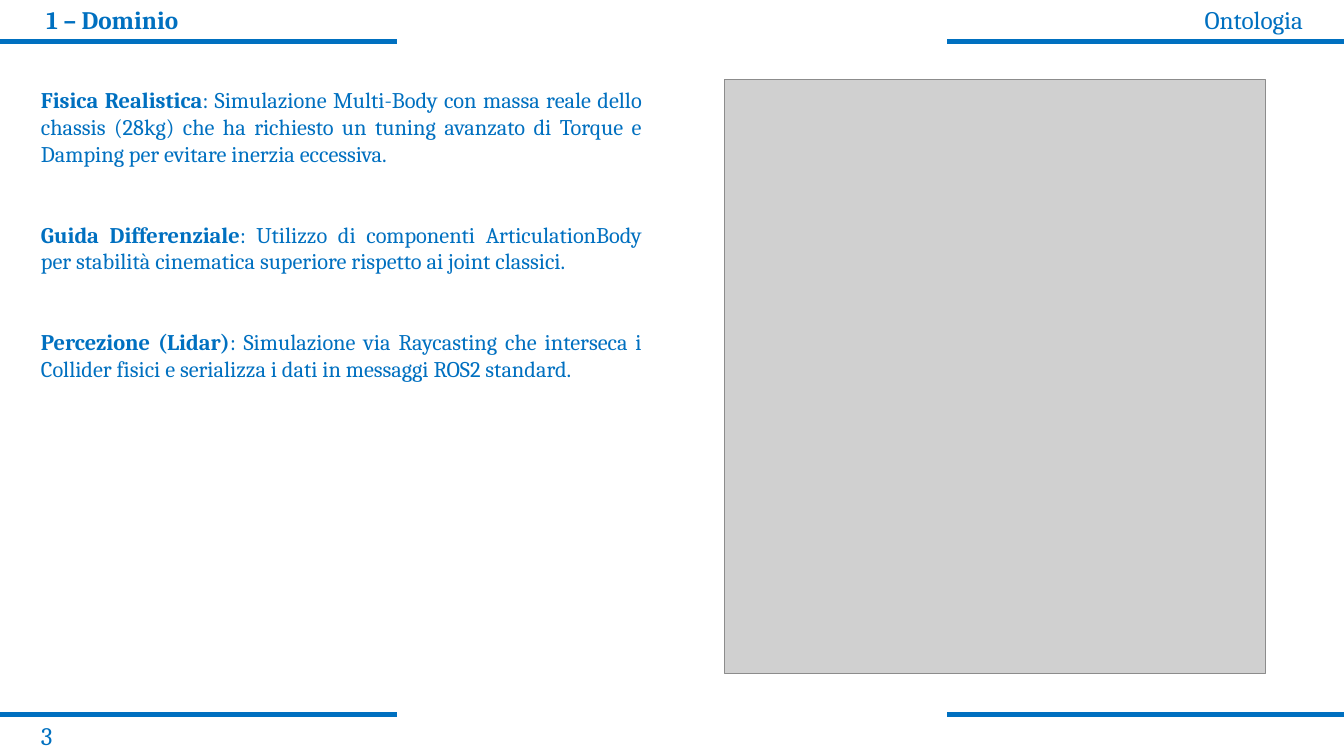
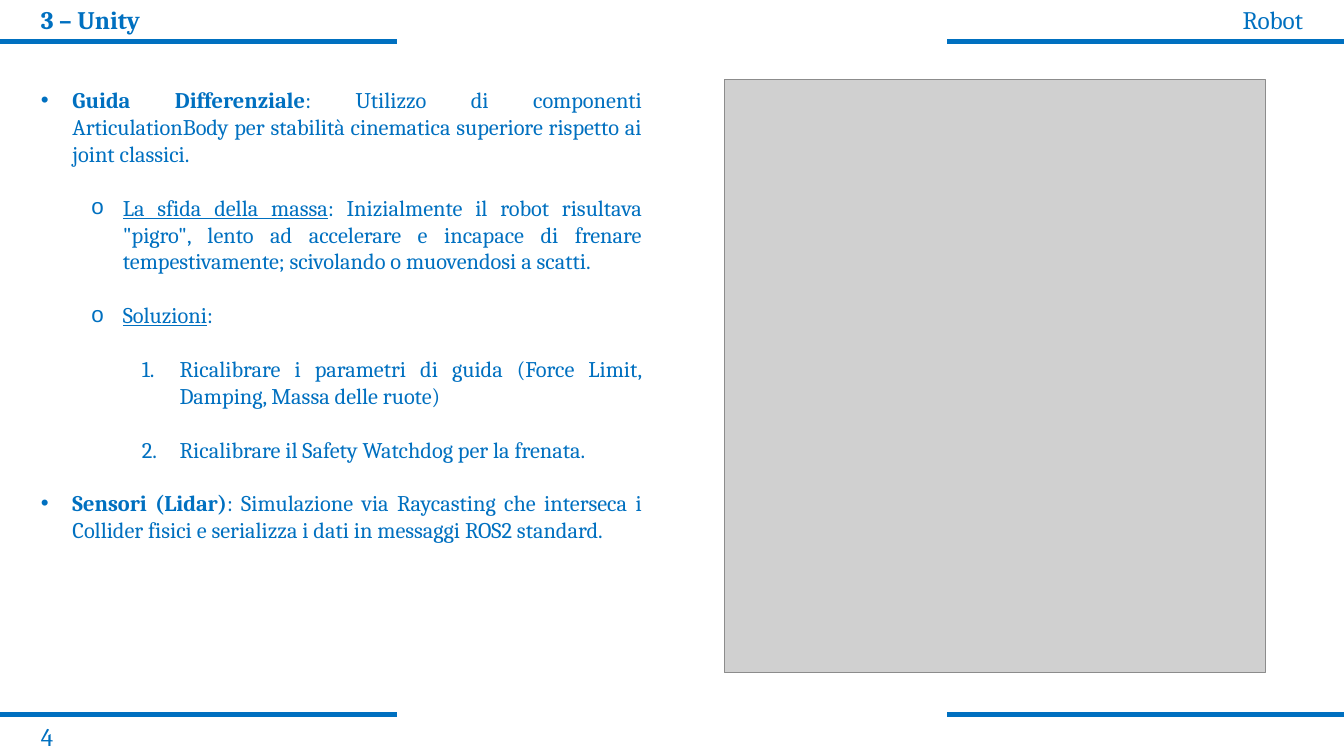
Before and after one commit to A-rgonaut/LM-32_HrR_Hotel-receptionist_Robot, a slide deck: slide 14 of docs/HrR_presentazione.pptx (slide 13 before the commit). Drawn at 1344x756 pixels with LibreOffice and Linux fonts; fonts in the diff are those of the drawing; grey boxes stand for pictures. Boxes give left, top, right and bottom in pixels: in the first picture for what was removed or moved away, otherwise in the second. Text is boxed around its words. In the diff, an @@ line names an element or a change of style, - is before the commit and + after.

```diff
--- a/docs/HrR_presentazione.pptx
+++ b/docs/HrR_presentazione.pptx
@@ text at [41,11,140,35]: text changed @@
-1 – Dominio
+3 – Unity
@@ text at [1243,11,1303,30]: text changed @@
-Ontologia
+Robot
@@ text at [41,92,642,167]: paragraph removed @@
-Fisica Realistica: Simulazione Multi-Body con massa reale dello chassis (28kg) che ha richiesto un tuning avanzato di Torque e Damping per evitare inerzia eccessiva.
@@ text at [72,92,642,167]: bullet none to • @@
@@ text at [72,200,642,543]: text changed @@
-Percezione (Lidar): Simulazione via Raycasting che interseca i Collider fisici e serializza i dati in messaggi ROS2 standard.
+  o La sfida della massa: Inizialmente il robot risultava "pigro", lento ad accelerare e incapace di frenare tempestivamente; scivolando o muovendosi a scatti.
+  o Soluzioni:
+    1. Ricalibrare i parametri di guida (Force Limit, Damping, Massa delle ruote)
+    2. Ricalibrare il Safety Watchdog per la frenata.
+• Sensori (Lidar): Simulazione via Raycasting che interseca i Collider fisici e serializza i dati in messaggi ROS2 standard.
@@ text at [41,729,53,746]: text changed @@
-3
+4
```
Also in this commit, not shown: 2 other slides changed, 2 slides added, 1 slide removed.
